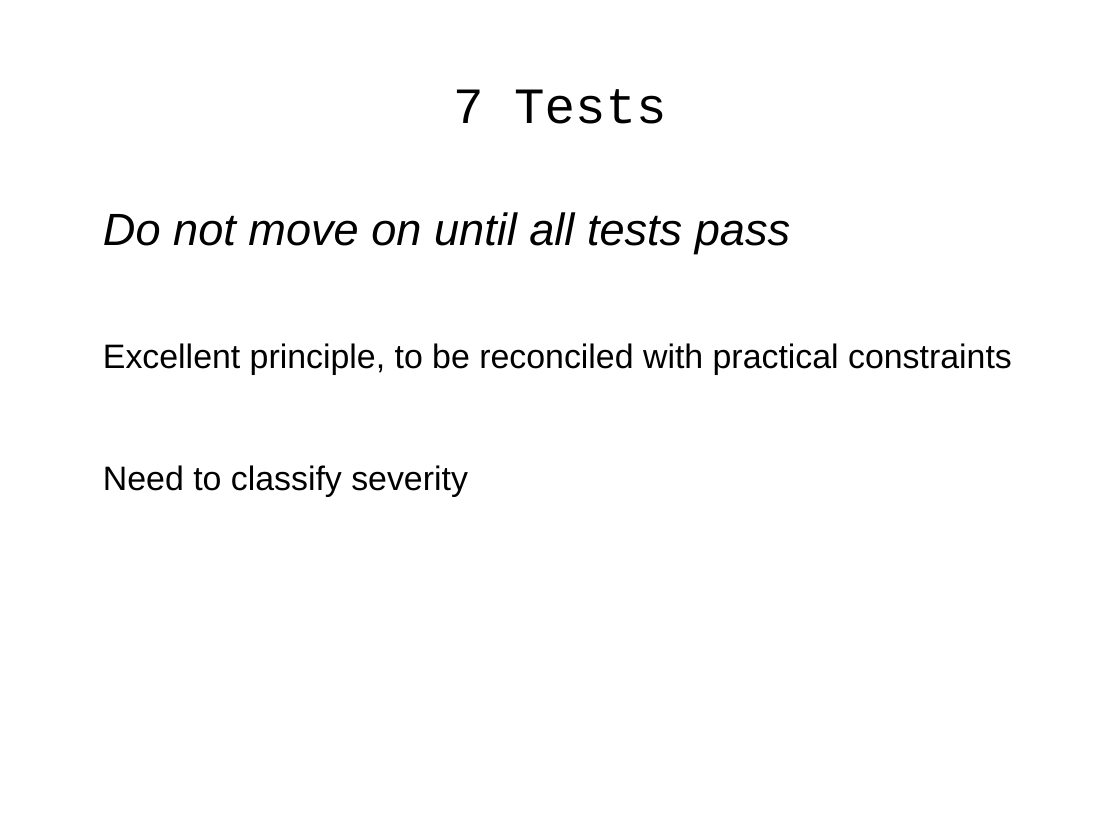
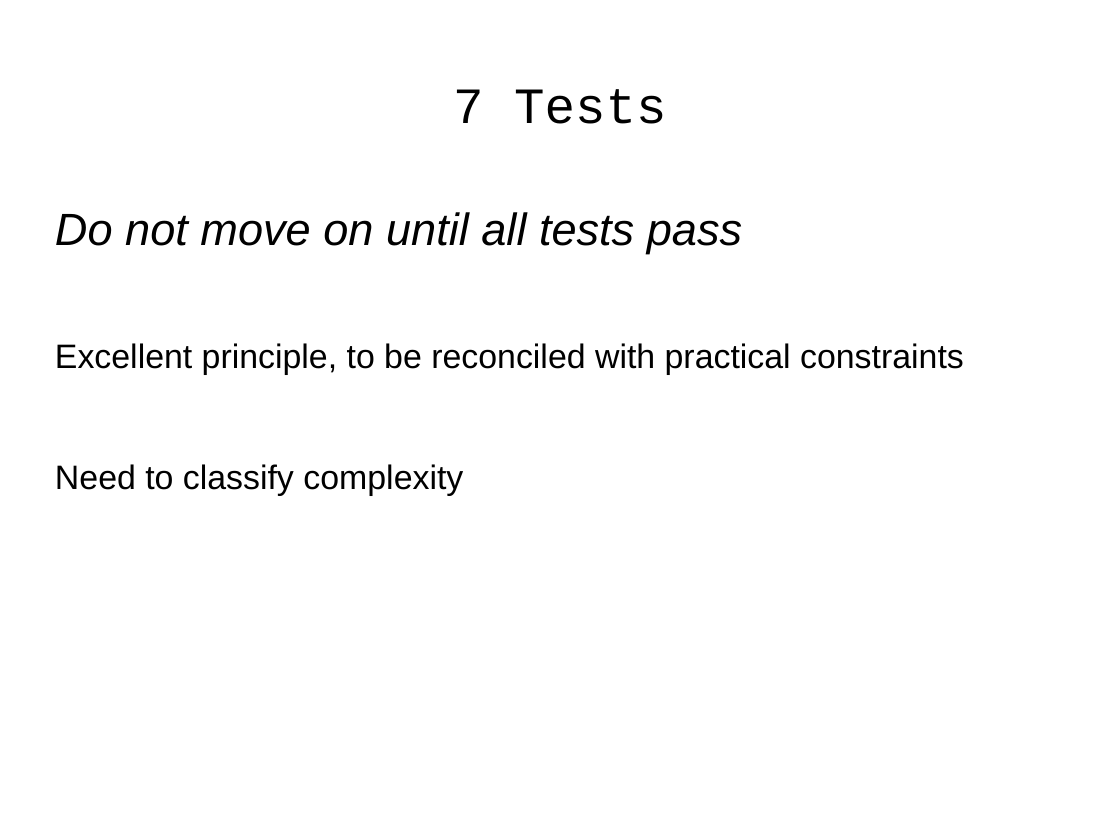
Before and after one commit to j-avdeev/EnterpriseSystemsDevelopment, a slide deck: slide 15 of Lec4 - Agile/Enterprise System Development - lec day4 - Agile.odp. Drawn at 1120x840 pixels with LibreOffice and Linux fonts; fonts in the diff are those of the drawing. Boxes give left, top, right and bottom in pixels: in the first picture for what was removed or moved away, otherwise in the second. Text is boxed around its words. In the diff, an @@ line names an element or a change of style, - is before the commit and + after.

```diff
--- a/Lec4 - Agile/Enterprise System Development - lec day4 - Agile.odp
+++ b/Lec4 - Agile/Enterprise System Development - lec day4 - Agile.odp
@@ text at bbox=[55, 212, 964, 375]: indent changed @@
@@ text at bbox=[55, 464, 463, 496]: text changed @@
-Need to classify severity
+Need to classify complexity
```
Also in this commit, not shown: 27 other slides changed, 5 other files.
